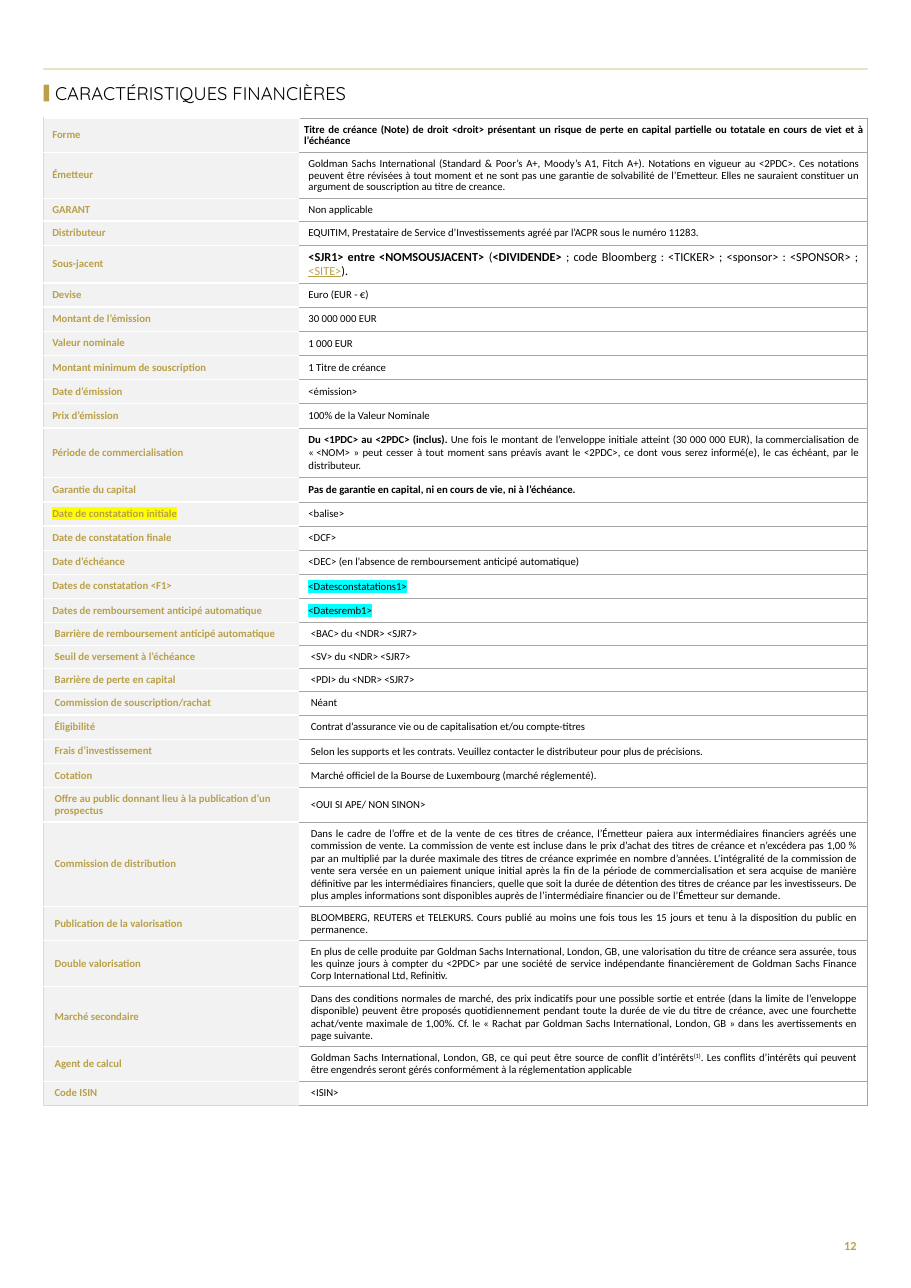
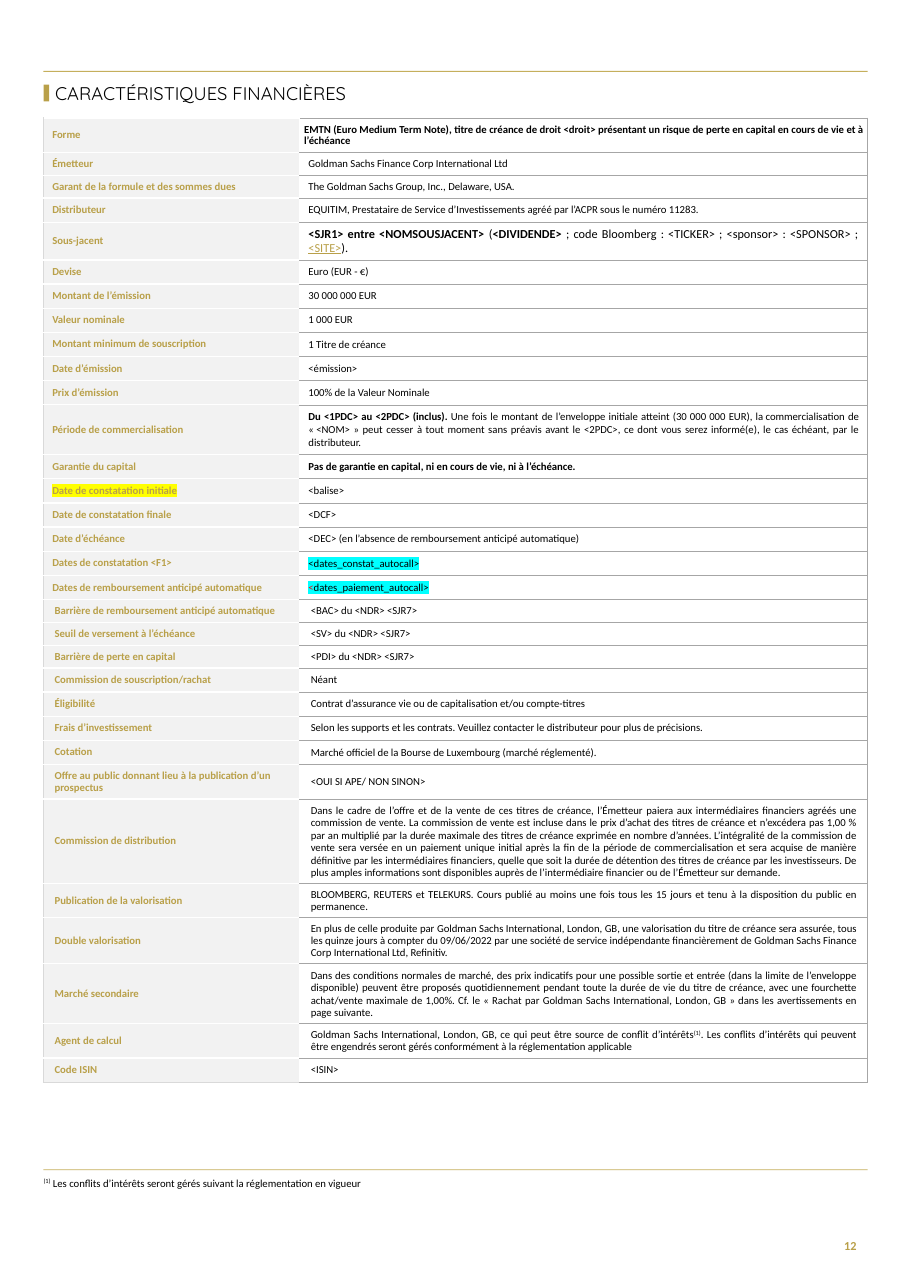
Before and after one commit to guillaumejacquin/Moulinette_Brochure_Equitim, a slide deck: slide 12 of Templates/goldman sachs fci.pptx. Drawn at 911x1288 pixels with LibreOffice and Linux fonts; fonts in the diff are those of the drawing; background and template pictures are left out. Boxes give left, top, right and bottom in pixels: in the first picture for what was removed or moved away, otherwise in the second. Text is boxed around its words. In the diff, an @@ line names an element or a change of style, - is before the commit and + after.

```diff
--- a/Templates/goldman sachs fci.pptx
+++ b/Templates/goldman sachs fci.pptx
@@ rectangle removed at box(43, 68, 867, 69) @@
@@ rectangle added at box(43, 71, 867, 72), fill #C5AF5C @@
@@ table at box(44, 118, 868, 1094) @@
-row 1, column 2: Titre de créance (Note) de droit <droit> présentant un risque de perte en capital partielle ou totatale en cours de viet et à l’échéance
+row 1, column 2: EMTN (Euro Medium Term Note), titre de créance de droit <droit> présentant un risque de perte en capital en cours de vie et à l’échéance
-row 2, column 2: Goldman Sachs International (Standard & Poor’s A+, Moody’s A1, Fitch A+). Notations en vigueur au <2PDC>. Ces notations peuvent être révisées à tout moment et ne sont pas une garantie de solvabilité de l’Emetteur. Elles ne sauraient constituer un argument de souscription au titre de creance.
+row 2, column 2: Goldman Sachs Finance Corp International Ltd
-row 3, column 1: GARANT
+row 3, column 1: Garant de la formule et des sommes dues
-row 3, column 2: Non applicable
+row 3, column 2: The Goldman Sachs Group, Inc., Delaware, USA.
-row 17, column 2: <Datesconstatations1>
+row 17, column 2: <dates_constat_autocall>
-row 18, column 2: <Datesremb1>
+row 18, column 2: <dates_paiement_autocall>
-row 29, column 2: En plus de celle produite par Goldman Sachs International, London, GB, une valorisation du titre de créance sera assurée, tous les quinze jours à compter du <2PDC> par une société de service indépendante financièrement de Goldman Sachs Finance Corp International Ltd, Refinitiv.
+row 29, column 2: En plus de celle produite par Goldman Sachs International, London, GB, une valorisation du titre de créance sera assurée, tous les quinze jours à compter du 09/06/2022 par une société de service indépendante financièrement de Goldman Sachs Finance Corp International Ltd, Refinitiv.
@@ rectangle added at box(43, 1170, 867, 1171), fill #C5AF5C @@
@@ text added at box(44, 1178, 360, 1189), 7 pt, text #000000 @@
+(1) Les conflits d’intérêts seront gérés suivant la réglementation en vigueur
```
Also in this commit, not shown: 13 other slides changed, 26 other files.
